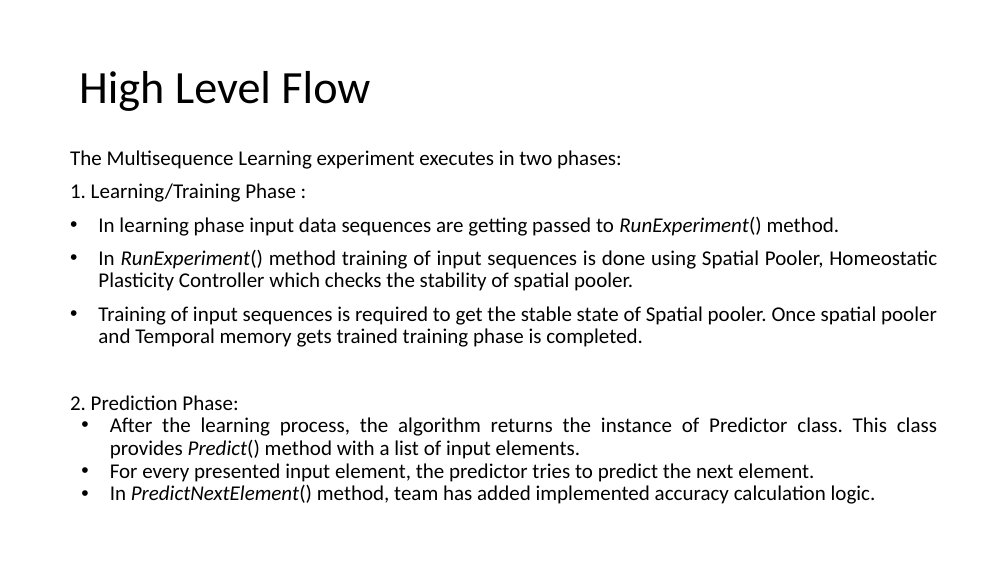
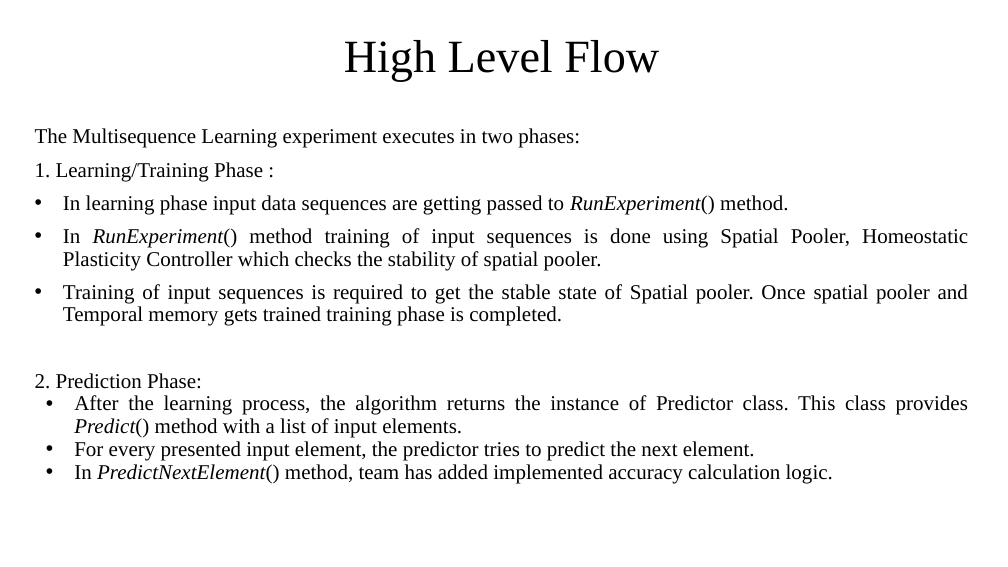
Before and after one commit to ddobric/neocortexapi, a slide deck: slide 5 of source/MySEProject/Documentation/ML2223_15 Approve Prediction of Multisequence Learning.pptx. Drawn at 1008x567 pixels with LibreOffice and Linux fonts; fonts in the diff are those of the drawing. Boxes give left, top, right and bottom in pixels: in the first picture for what was removed or moved away, otherwise in the second. Text is boxed around its words. In the diff, an @@ line names an element or a change of style, - is before the commit and + after.

```diff
--- a/source/MySEProject/Documentation/ML2223_15 Approve Prediction of Multisequence Learning.pptx
+++ b/source/MySEProject/Documentation/ML2223_15 Approve Prediction of Multisequence Learning.pptx
@@ title "High Level Flow": place and size @@
-title "High Level Flow" at [79, 71, 370, 111]
+title "High Level Flow" at [344, 40, 659, 81]
@@ title "High Level Flow" at [344, 40, 659, 81]: font Calibri to Times New Roman; alignment left to centre @@
@@ subtitle "The Multisequence Learning experiment executes ...": place and size @@
-subtitle "The Multisequence Learning experiment executes ..." at [70, 150, 937, 504]
+subtitle "The Multisequence Learning experiment executes ..." at [35, 128, 968, 483]
@@ subtitle "The Multisequence Learning experiment executes ..." at [35, 128, 968, 483]: font Calibri to Times New Roman @@
```
Also in this commit, not shown: 11 other slides changed, 1 other file.
